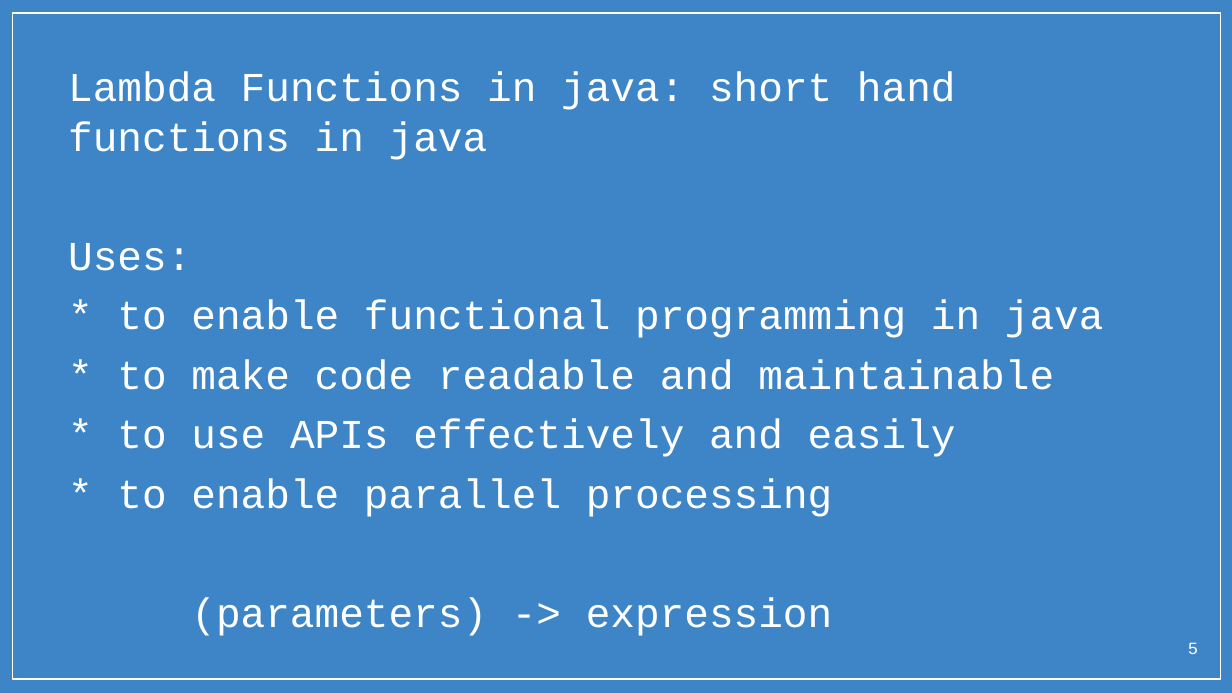
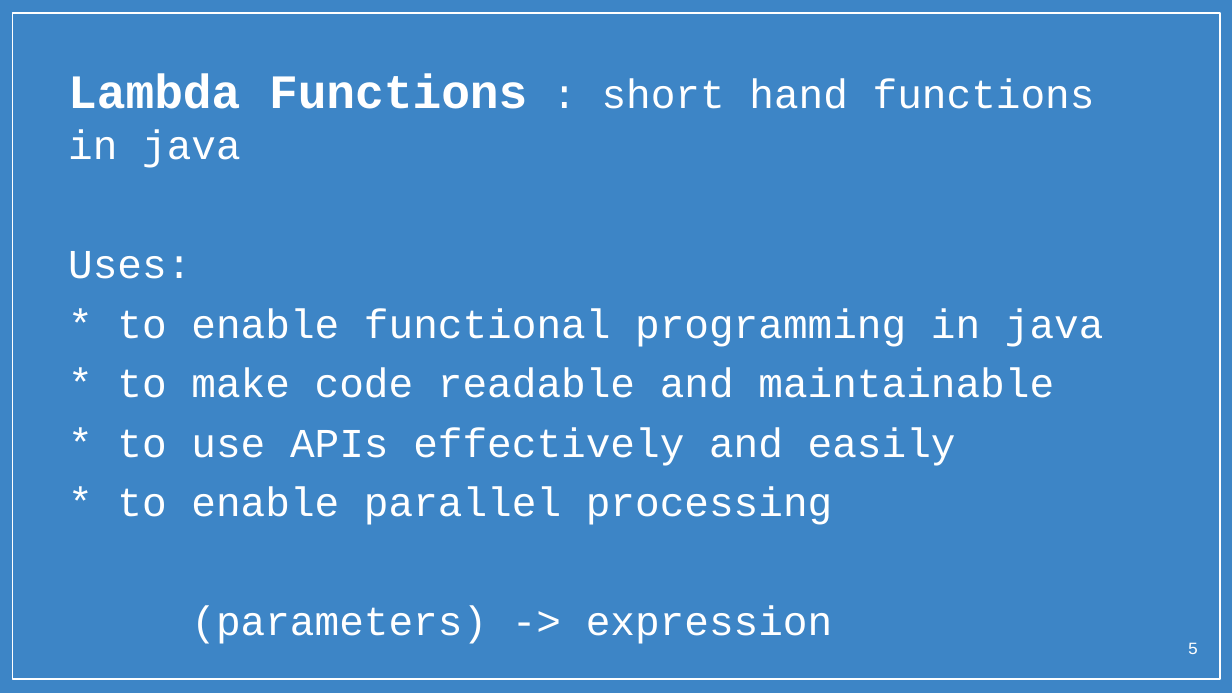
Before and after one commit to ghousek1/trashcan, a slide deck: slide 5 of Java8Features.pptx. Drawn at 1232x693 pixels with LibreOffice and Linux fonts; fonts in the diff are those of the drawing; background and template pictures are left out. Boxes give left, top, right and bottom in pixels: in the first picture for what was removed or moved away, otherwise in the second. Text is boxed around its words. In the diff, an @@ line names an element or a change of style, - is before the commit and + after.

```diff
--- a/Java8Features.pptx
+++ b/Java8Features.pptx
@@ text at (68, 74, 1095, 168): text changed @@
-Lambda Functions in java: short hand functions in java
+Lambda Functions : short hand functions in java
```
Also in this commit, not shown: 11 other slides changed, 2 slides added, 1 slide removed.
